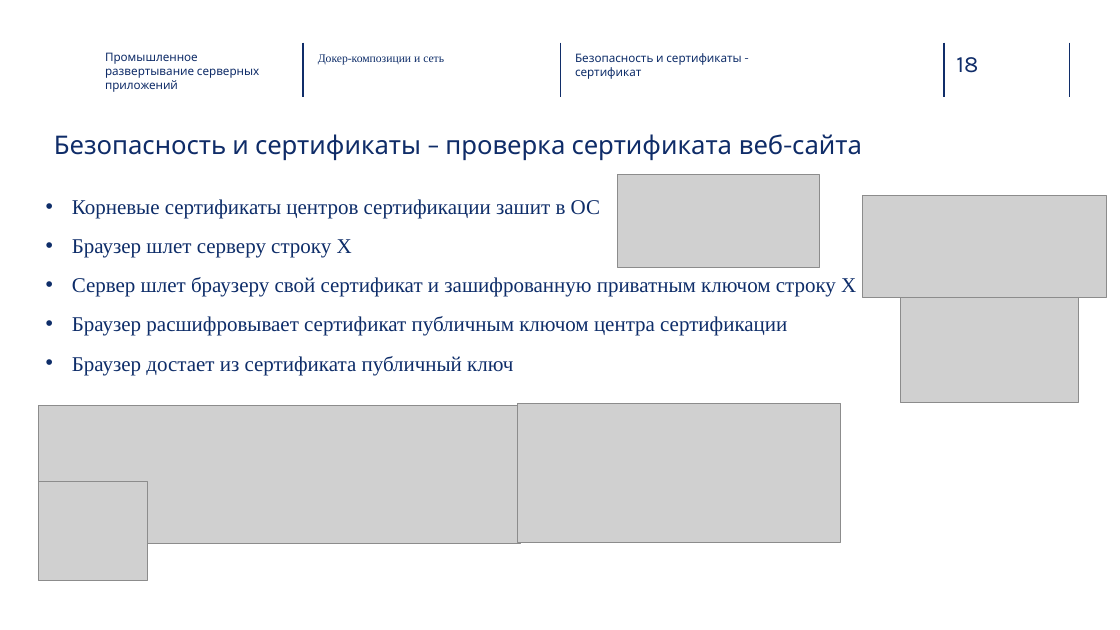
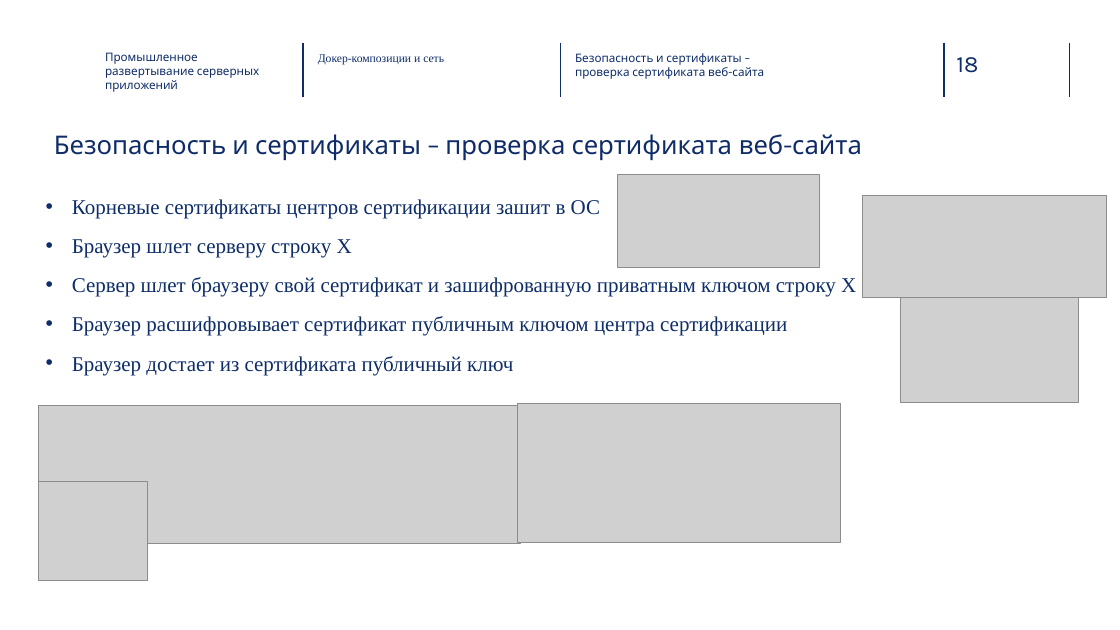
Before and after one commit to Vvil1568/ProductionServerAppDeployment, a slide deck: slide 18 of 2. Докер-композиции и сеть/presentation.pptx. Drawn at 1120x630 pixels with LibreOffice and Linux fonts; fonts in the diff are those of the drawing; grey boxes stand for pictures; background and template pictures are left out. Boxes give left, top, right and bottom in pixels: in the first picture for what was removed or moved away, otherwise in the second. Text is boxed around its words. In the diff, an @@ line names an element or a change of style, - is before the commit and + after.

```diff
--- a/2. Докер-композиции и сеть/presentation.pptx
+++ b/2. Докер-композиции и сеть/presentation.pptx
@@ text at [575, 53, 764, 79]: text changed @@
-Безопасность и сертификаты - сертификат
+Безопасность и сертификаты – проверка сертификата веб-сайта
```
Also in this commit, not shown: 16 other slides changed.
